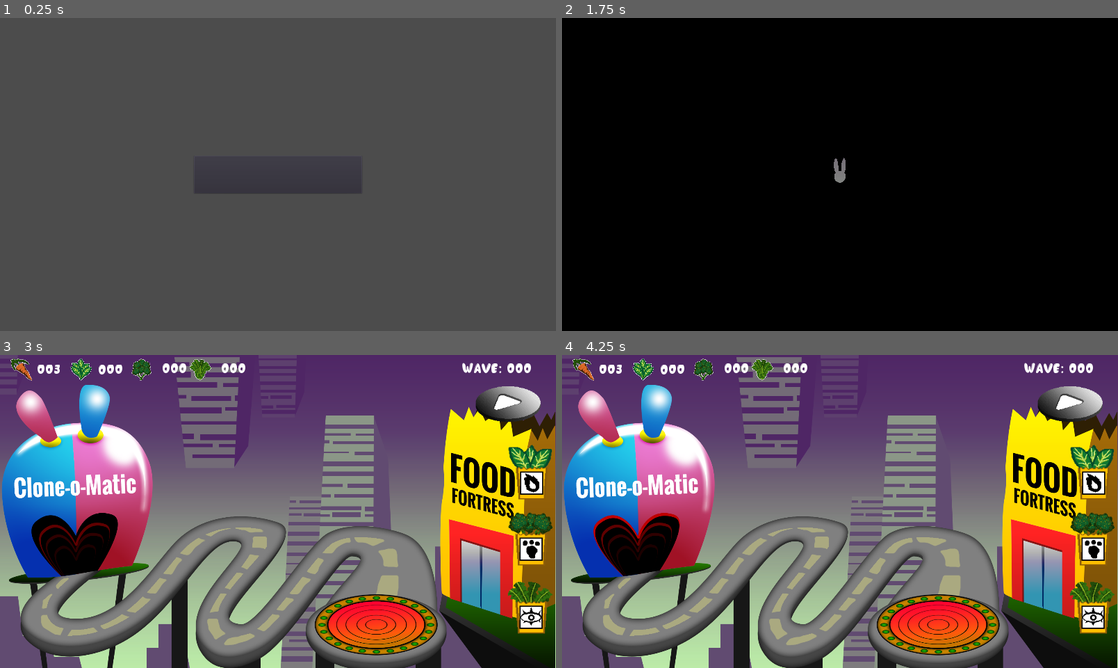
Above: before the commit, frames 1-4 (two rows, left to right).
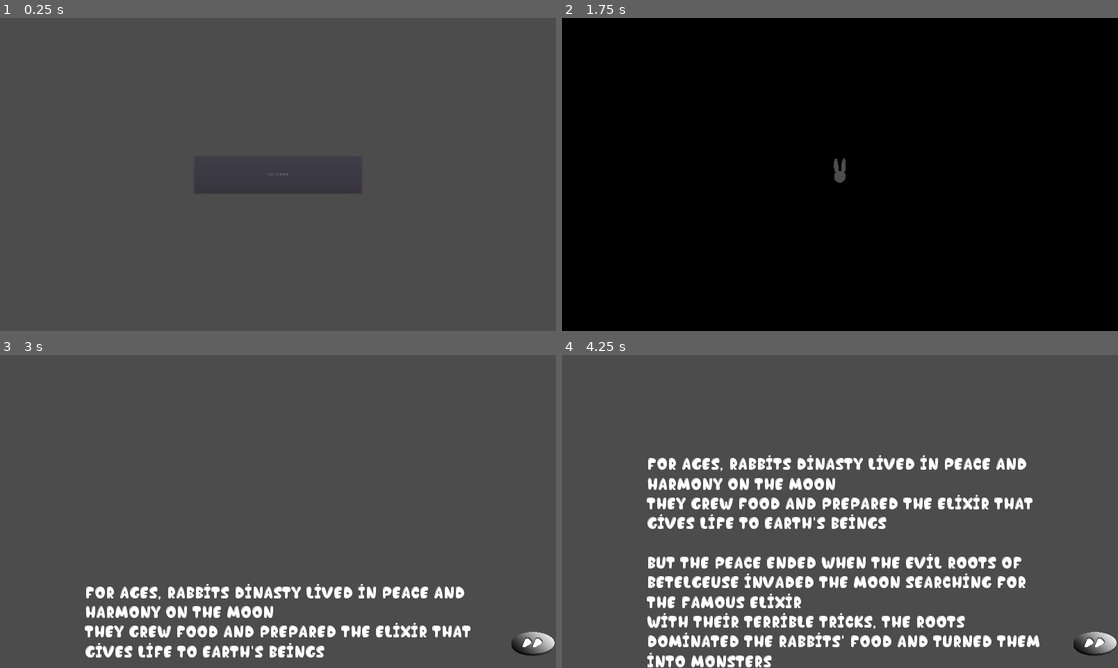
Above: after the commit, the same moments.

Repository: tomwb/Ggjam-2023
Game: Godot game, scene res://scennes/Levels/LevelStart.tscn
Same seed, same stepped clock (60 frames per second), same inputs: the game is played once before the commit and once after it. Sound files missing from this copy of the repository are replaced by a short silence.
Inputs (mouse positions are in pixels of both pictures, inside the frame that each line leads up to):
- Up to frame 1 (0.25 s): no input
- Up to frame 2 (1.75 s): click (840, 174) at 0.5 s; click (840, 174) at 1.25 s
- Up to frame 3 (3 s): click (533, 646) at 2.02 s; click (505, 405) at 2.77 s
- Up to frame 4 (4.25 s): click (1067, 405) at 3.52 s

The runs differ from the first frame. In frame 1, less than 0.1% of the frame differs, in the area x 48-52%, y 49-51%; in frame 2, 0.1%; in frame 3, 96%, in the area x 0-100%, y 0-100%; in frame 4, 96%.

Commit message:
Feat: Lore screen
Add lore screen
Add audio for potato attack

Diff:
--- a/scennes/Enemies/BionicPotato.tscn
+++ b/scennes/Enemies/BionicPotato.tscn
@@ -1,9 +1,10 @@
-[gd_scene load_steps=11 format=2]
+[gd_scene load_steps=12 format=2]
 
 [ext_resource path="res://sprites/enemies/potato_fire.png" type="Texture" id=1]
 [ext_resource path="res://sprites/enemies/potato.png" type="Texture" id=2]
 [ext_resource path="res://scripts/BionicPotato.gd" type="Script" id=3]
 [ext_resource path="res://scennes/HpBar.tscn" type="PackedScene" id=4]
+[ext_resource path="res://sounds/batata_ataque.wav" type="AudioStream" id=5]
 
 [sub_resource type="Animation" id=7]
 length = 0.001
@@ -102,6 +103,18 @@
 "transitions": PoolRealArray( 1, 1, 1 ),
 "update": 1,
 "values": [ false, true, false ]
+}
+tracks/5/type = "value"
+tracks/5/path = NodePath("Atack/AttackSound:playing")
+tracks/5/interp = 1
+tracks/5/loop_wrap = true
+tracks/5/imported = false
+tracks/5/enabled = true
+tracks/5/keys = {
+"times": PoolRealArray( 0 ),
+"transitions": PoolRealArray( 1 ),
+"update": 1,
+"values": [ true ]
 }
 
 [sub_resource type="Animation" id=8]
@@ -139,8 +152,8 @@
 height = 204.0
 
 [sub_resource type="CapsuleShape2D" id=5]
-radius = 0.01
-height = 0.01
+radius = 62.0
+height = 240.0
 
 [sub_resource type="CircleShape2D" id=9]
 radius = 538.199
@@ -170,13 +183,16 @@
 [node name="FireSprite" type="Sprite" parent="Atack"]
 texture = ExtResource( 1 )
 hframes = 6
-frame = 5
+frame = 3
 
 [node name="CollisionShape2D" type="CollisionShape2D" parent="Atack"]
 position = Vector2( 0, 259 )
 rotation = 1.5708
 shape = SubResource( 5 )
 
+[node name="AttackSound" type="AudioStreamPlayer" parent="Atack"]
+stream = ExtResource( 5 )
+
 [node name="SensorArea2D" type="Area2D" parent="."]
 
 [node name="CollisionShape2D" type="CollisionShape2D" parent="SensorArea2D"]
--- a/scennes/Levels/LevelStart.tscn
+++ b/scennes/Levels/LevelStart.tscn
@@ -17,6 +17,7 @@
 margin_top = -64.5
 margin_right = 290.0
 margin_bottom = 64.5
+text = "Start Game"
 
 [node name="Music" type="AudioStreamPlayer" parent="."]
 stream = ExtResource( 2 )
--- /dev/null
+++ b/scennes/Levels/Lore.tscn
@@ -0,0 +1,85 @@
+[gd_scene load_steps=9 format=2]
+
+[ext_resource path="res://font/Chocolate Bar Demo.otf" type="DynamicFontData" id=1]
+[ext_resource path="res://scripts/Lore.gd" type="Script" id=2]
+[ext_resource path="res://sprites/hud/fast_foward_hover.png" type="Texture" id=3]
+[ext_resource path="res://sprites/hud/fast_foward.png" type="Texture" id=4]
+[ext_resource path="res://sounds/Creditos-Lore.ogg" type="AudioStream" id=5]
+
+[sub_resource type="DynamicFont" id=1]
+size = 60
+font_data = ExtResource( 1 )
+
+[sub_resource type="Animation" id=2]
+length = 0.001
+tracks/0/type = "value"
+tracks/0/path = NodePath("Text:rect_position")
+tracks/0/interp = 1
+tracks/0/loop_wrap = true
+tracks/0/imported = false
+tracks/0/enabled = true
+tracks/0/keys = {
+"times": PoolRealArray( 0 ),
+"transitions": PoolRealArray( 1 ),
+"update": 0,
+"values": [ Vector2( 293, 1091 ) ]
+}
+
+[sub_resource type="Animation" id=3]
+resource_name = "TextScrolling"
+length = 30.0
+tracks/0/type = "value"
+tracks/0/path = NodePath("Text:rect_position")
+tracks/0/interp = 1
+tracks/0/loop_wrap = true
+tracks/0/imported = false
+tracks/0/enabled = true
+tracks/0/keys = {
+"times": PoolRealArray( 0, 30 ),
+"transitions": PoolRealArray( 1, 1 ),
+"update": 0,
+"values": [ Vector2( 293, 1091 ), Vector2( 292, 29 ) ]
+}
+
+[node name="Lore" type="Control"]
+anchor_right = 1.0
+anchor_bottom = 1.0
+script = ExtResource( 2 )
+
+[node name="Text" type="RichTextLabel" parent="."]
+anchor_left = 0.5
+anchor_top = 0.5
+anchor_right = 0.5
+anchor_bottom = 0.5
+margin_left = -667.0
+margin_top = 551.0
+margin_right = 719.0
+margin_bottom = 2012.02
+custom_fonts/normal_font = SubResource( 1 )
+text = "For ages, rabbits dinasty lived in peace and harmony on the moon
+They grew food and prepared the elixir that gives life to Earth's beings
+
+But the peace ended when the Evil Roots of Betelgeuse invaded the moon searching for the famous elixir
+With their terrible tricks, the roots dominated the rabbits' food and turned them into monsters
+
+Now the rabbits must grow and evolve so they can fight and save the moon"
+
+[node name="AnimationPlayer" type="AnimationPlayer" parent="."]
+anims/RESET = SubResource( 2 )
+anims/TextScrolling = SubResource( 3 )
+
+[node name="FastFoward" type="TextureButton" parent="."]
+anchor_left = 1.0
+anchor_top = 1.0
+anchor_right = 1.0
+anchor_bottom = 1.0
+margin_left = -160.0
+margin_top = -160.0
+texture_normal = ExtResource( 4 )
+texture_pressed = ExtResource( 3 )
+
+[node name="Music" type="AudioStreamPlayer" parent="."]
+stream = ExtResource( 5 )
+autoplay = true
+
+[connection signal="pressed" from="FastFoward" to="." method="_on_FastFoward_pressed"]
--- a/scripts/LevelSelection.gd
+++ b/scripts/LevelSelection.gd
@@ -5,4 +5,4 @@
 	pass
 
 func changeToGame():
-	GameController.changeToLevel("res://scennes/levels/LevelBase.tscn")
+	GameController.changeToLevel("res://scennes/levels/Lore.tscn")
--- /dev/null
+++ b/scripts/Lore.gd
@@ -0,0 +1,14 @@
+extends Control
+
+
+func _ready():
+	$AnimationPlayer.play("TextScrolling")
+	yield($AnimationPlayer, "animation_finished")
+	Engine.time_scale = 1
+	yield(get_tree().create_timer(2), "timeout")
+	GameController.changeToLevel("res://scennes/levels/LevelBase.tscn")
+
+
+
+func _on_FastFoward_pressed():
+	Engine.time_scale = 10
Not shown, changed: sounds/Creditos-Lore.ogg.import
Not shown, added: sounds/batata_ataque.mp3.import
Not shown, added: sounds/batata_ataque.wav.import
Not shown, added: sounds/batata_ataque.mp3
Not shown, added: sounds/batata_ataque.wav
